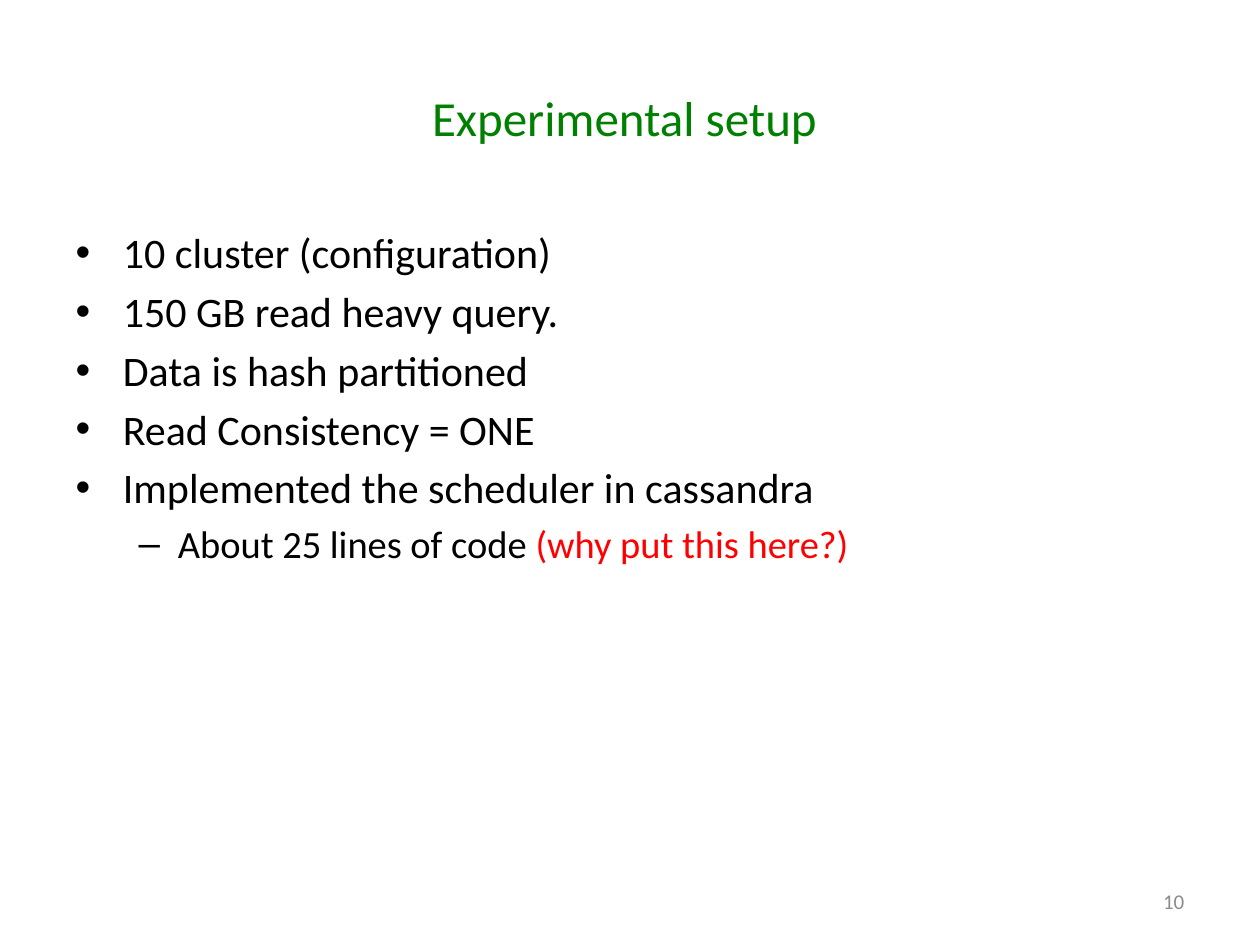
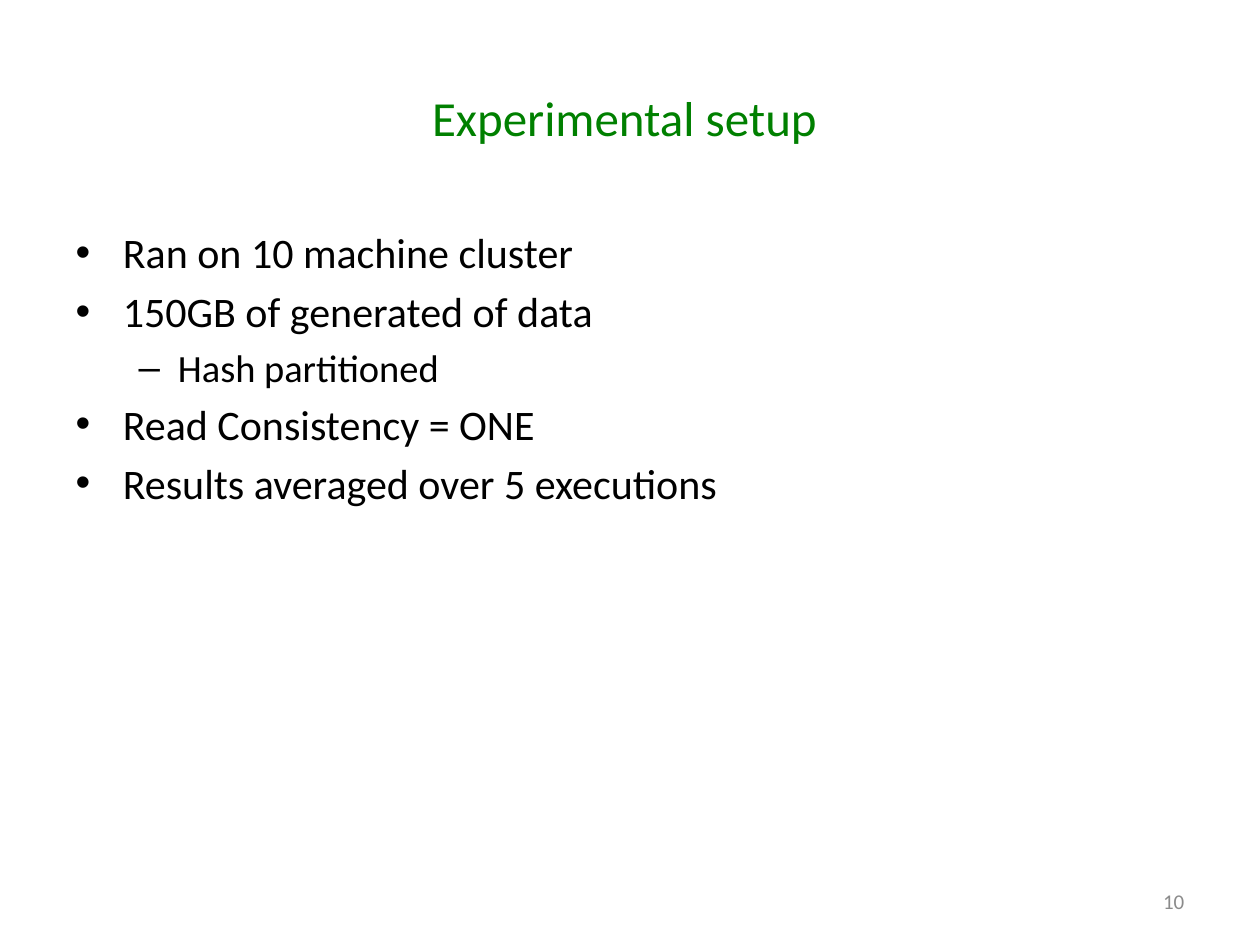
Before and after one commit to godares79/CS848-Project, a slide deck: slide 10 of PresentationSlides/Presentation.pptx. Drawn at 1260x945 pixels with LibreOffice and Linux fonts; fonts in the diff are those of the drawing. Boxes give left, top, right and bottom in pixels: in the first picture for what was removed or moved away, otherwise in the second. Text is boxed around its words. In the diff, an @@ line names an element or a change of style, - is before the commit and + after.

```diff
--- a/PresentationSlides/Presentation.pptx
+++ b/PresentationSlides/Presentation.pptx
@@ text at box(123, 238, 593, 389): text changed @@
-• 10 cluster (configuration)
-• 150 GB read heavy query.
-• Data is hash partitioned
+• Ran on 10 machine cluster
+• 150GB of generated of data
+  – Hash partitioned
@@ text at box(123, 469, 717, 507): text changed; size 22 to 24 pt @@
-• Implemented the scheduler in cassandra
-  – About 25 lines of code (why put this here?)
+• Results averaged over 5 executions
```
Also in this commit, not shown: 10 other slides changed.
